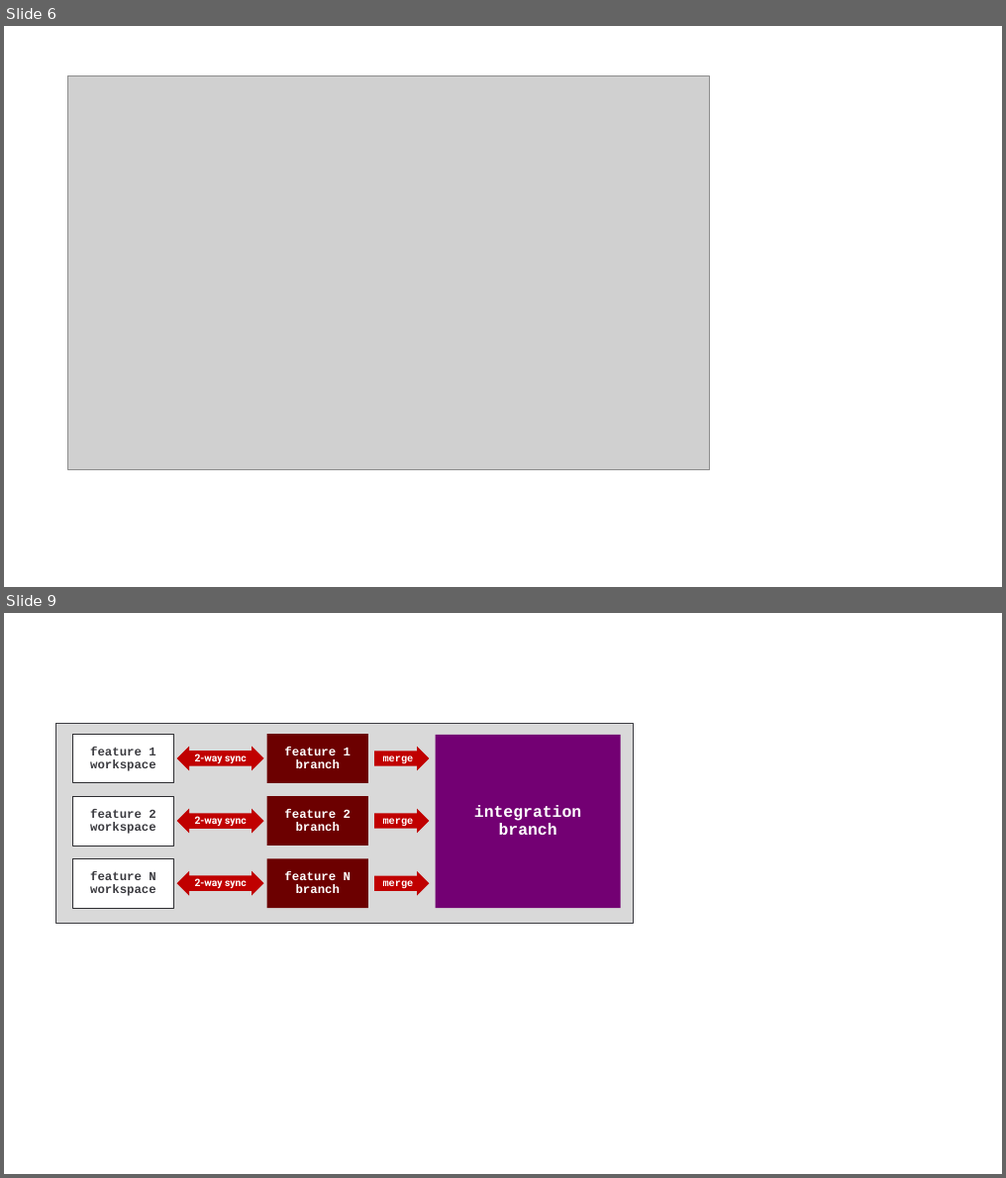
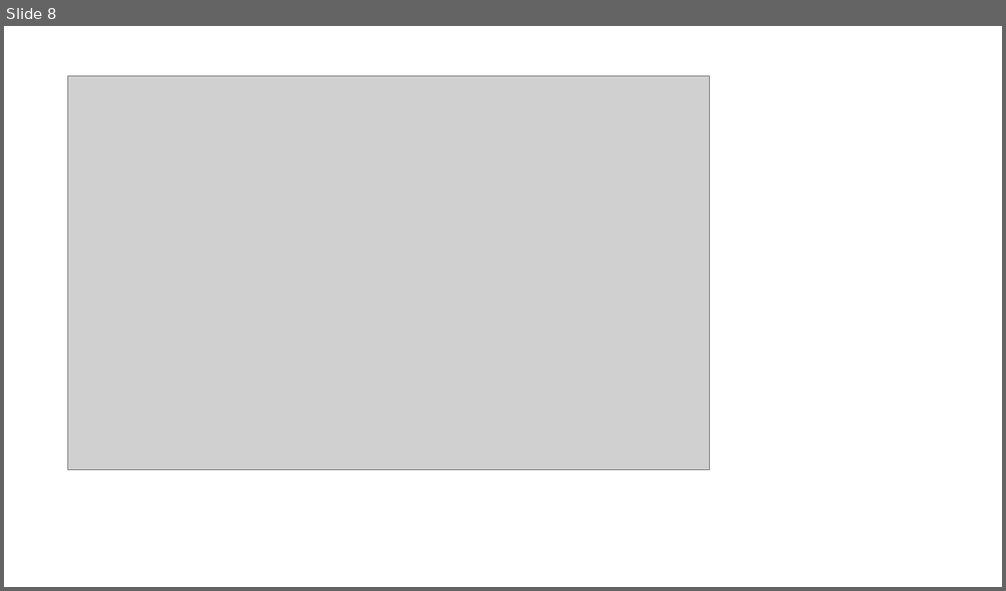
Before and after one commit to FabricDevCamp/fabric-cicd-whitepaper, a slide deck: Part 1 - Overview of Fabric CICD.pptx. Shown one above the other, each under a label of ours: slides 6 and 9 before the commit, slide 8 after it; the slides between them are not shown. The pictures are 1006x1178 and 1006x591 pixels, drawn with LibreOffice and Linux fonts; fonts in the diff are those of the drawing; grey boxes stand for pictures. Boxes give left, top, right and bottom in pixels: in the first picture for what was removed or moved away, otherwise in the second. Text is boxed around its words. In the diff, an @@ line names an element or a change of style, - is before the commit and + after.

```diff
--- a/Part 1 - Overview of Fabric CICD.pptx
+++ b/Part 1 - Overview of Fabric CICD.pptx
@@ slide 9 removed at [4, 613, 1002, 1174], background #FFFFFF @@
@@ rectangle removed at [55, 723, 633, 924] @@
@@ rectangle removed at [436, 735, 621, 909] @@
-integration
-branch
@@ group removed at [73, 734, 430, 908]: 6 rectangles, 3 right arrows, 3 left right arrows @@
-merge
-feature 1
-branch
-feature 1
-workspace
-2-way sync
-merge
-feature 2
-branch
-feature 2
-workspace
-2-way sync
-merge
-feature N
-branch
-feature N
-workspace
-2-way sync
@@ what was slide 6 is now slide 8 @@
```
Also in this commit, not shown: 3 slides changed, 13 slides added, 2 other slides removed, 6 other files.
